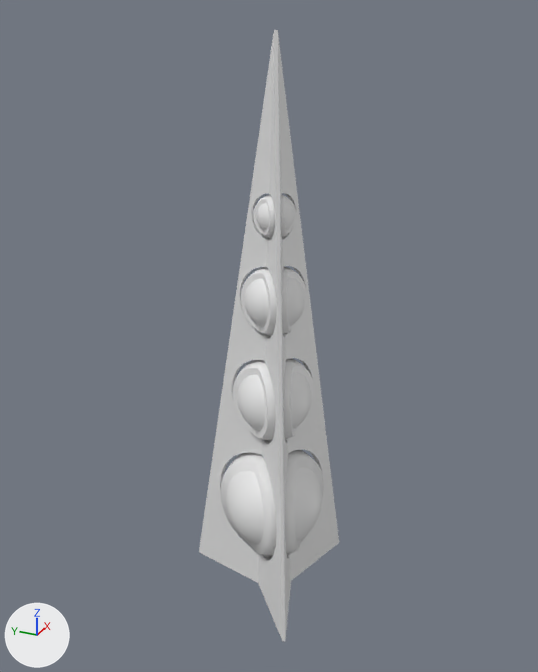
Before and after pictures for a commit that changed the FBX model InteractiveMappingProject/Assets/Art/Meshes/Batiment_1.fbx.
Before and after are seen from a 50 mm camera at (-7.24, -3.19, 7.18) aimed at (0.11, 0.12, 3.51). The lights are fixed; the arrows at lower left show +X, +Y and +Z. Where no turn or scale is listed for an object, it has been applied to the vertices.

Names of what the first picture shows: 'Ball_1', 'Ball_2', 'Ball_3', 'Ball_4', 'Batiment_Main', 'Socket_1', 'Socket_2', 'Socket_3', 'Socket_4'.
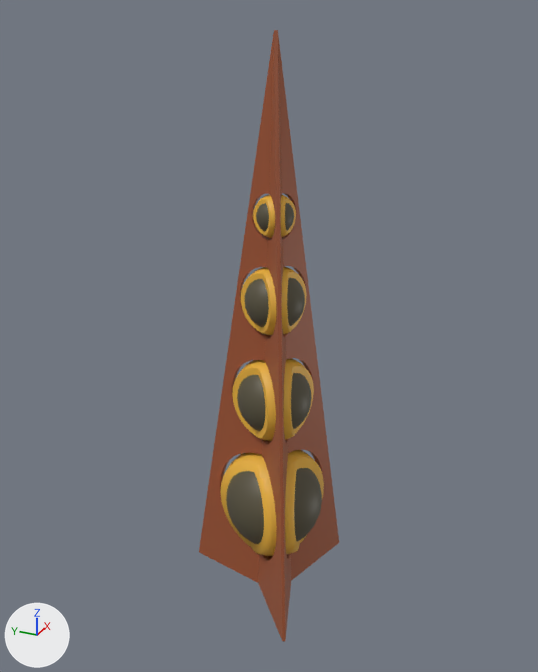
Edits to the bpy script that builds the scene:
```text
Change me_sphere_018:
    where me_sphere_018.from_pydata(...)  # 482 vertices, 512 faces; spans x -0.345..0.345, y -0.345..0.345, z -0.345..0.345
    me_sphere_018 part 6: texture (UV) coordinates of 512 of 512 faces, centred in x -0.338..0.338, y -0.338..0.338, z -0.34..0.34, changed; they spanned u 0.0..1.0, v 0.0..1.0 and now span u 0.7..0.77, v 0.57..0.64
    add me_sphere_018.materials.append(mat_material_001)  # picture img_t_palette_png
Change me_cone_008:
    where me_cone_008.from_pydata(...)  # 389 vertices, 352 faces; spans x -0.381..0.381, y -0.274..0.4, z 1.015..1.816
    me_cone_008 part 1: texture (UV) coordinates of 352 of 352 faces, centred in x -0.373..0.373, y -0.268..0.393, z 1.02..1.811, changed; they spanned u 0.0..1.0, v 0.0..1.0 and now span u 0.93..0.98, v 0.88..0.93
    add me_cone_008.materials.append(mat_material_001)  # picture img_t_palette_png
Change me_sphere_016:
    where me_sphere_016.from_pydata(...)  # 482 vertices, 512 faces; spans x -0.449..0.449, y -0.449..0.449, z -0.449..0.449
    add me_sphere_016.materials.append(mat_material_001)  # picture img_t_palette_png
Change me_cone_006:
    where me_cone_006.from_pydata(...)  # 379 vertices, 348 faces; spans x -0.683..0.683, y -0.491..0.716, z -0.611..0.822
    me_cone_006 part 5: texture (UV) coordinates of 348 of 348 faces, centred in x -0.667..0.667, y -0.48..0.703, z -0.602..0.813, changed; they spanned u 0.0..1.0, v 0.0..1.0 and now span u 0.91..0.96, v 0.86..0.91
    add me_cone_006.materials.append(mat_material_001)  # picture img_t_palette_png
Change me_cone_007:
    where me_cone_007.from_pydata(...)  # 405 vertices, 368 faces; spans x -0.5..0.5, y -0.366..0.521, z 1.071..2.113
    me_cone_007 part 3: texture (UV) coordinates of 368 of 368 faces, centred in x -0.487..0.487, y -0.365..0.511, z 1.078..2.106, changed; they spanned u 0.0..1.0, v 0.0..1.0 and now span u 0.89..0.94, v 0.84..0.89
    add me_cone_007.materials.append(mat_material_001)  # picture img_t_palette_png
Change me_sphere_020:
    where me_sphere_020.from_pydata(...)  # 482 vertices, 512 faces; spans x -0.206..0.206, y -0.206..0.206, z -0.206..0.206
    add me_sphere_020.materials.append(mat_material_001)  # picture img_t_palette_png
Change me_cone_009:
    where me_cone_009.from_pydata(...)  # 432 vertices, 402 faces; spans x -0.235..0.235, y -0.181..0.239, z 0.843..1.321
    me_cone_009 part 2: texture (UV) coordinates of 402 of 402 faces, centred in x -0.233..0.233, y -0.175..0.235, z 0.846..1.318, changed; they spanned u 0.0..1.0, v 0.0..1.0 and now span u 0.93..0.98, v 0.88..0.93
    add me_cone_009.materials.append(mat_material_001)  # picture img_t_palette_png
Change me_cone_005:
    where me_cone_005.from_pydata(...)  # 1306 vertices, 1092 faces; spans x -1.01..1.01, y -0.59..1.16, z -1.0..5.87
    me_cone_005 part 4: texture (UV) coordinates of 1092 of 1092 faces, centred in x -0.8..0.8, y -0.48..0.9, z -1.0..5.87, changed; they spanned u 0.0..1.0, v 0.0..1.0 and now span u 0.91..0.97, v 0.15..0.22
    add me_cone_005.materials.append(mat_material_001)  # picture img_t_palette_png
Change me_sphere_014:
    where me_sphere_014.from_pydata(...)  # 482 vertices, 512 faces; spans x -0.617..0.617, y -0.617..0.617, z -0.617..0.617
    add me_sphere_014.materials.append(mat_material_001)  # picture img_t_palette_png
```

Where the change shows, as pixel boxes [x1, y1, x2, y2] in the pictures (538 x 672 px):
'Batiment_Main', recoloured, surface changed (grey to brown)
    both: [199, 30, 339, 642]
'Ball_1', recoloured (white to brown)
    both: [226, 468, 322, 544]
'Socket_1', recoloured, surface changed (white to orange)
    both: [220, 450, 324, 556]
'Socket_2', recoloured, surface changed (grey to orange)
    both: [232, 358, 314, 441]
'Ball_2', recoloured (grey to brown)
    both: [237, 373, 312, 431]
'Socket_3', recoloured, surface changed (grey to orange)
    both: [241, 266, 307, 335]
'Ball_3', recoloured, surface changed (grey to brown)
    both: [245, 278, 305, 327]
'Socket_4', recoloured, surface changed (grey to orange)
    both: [253, 194, 296, 238]
'Ball_4', recoloured (grey to brown)
    both: [256, 203, 294, 231]
